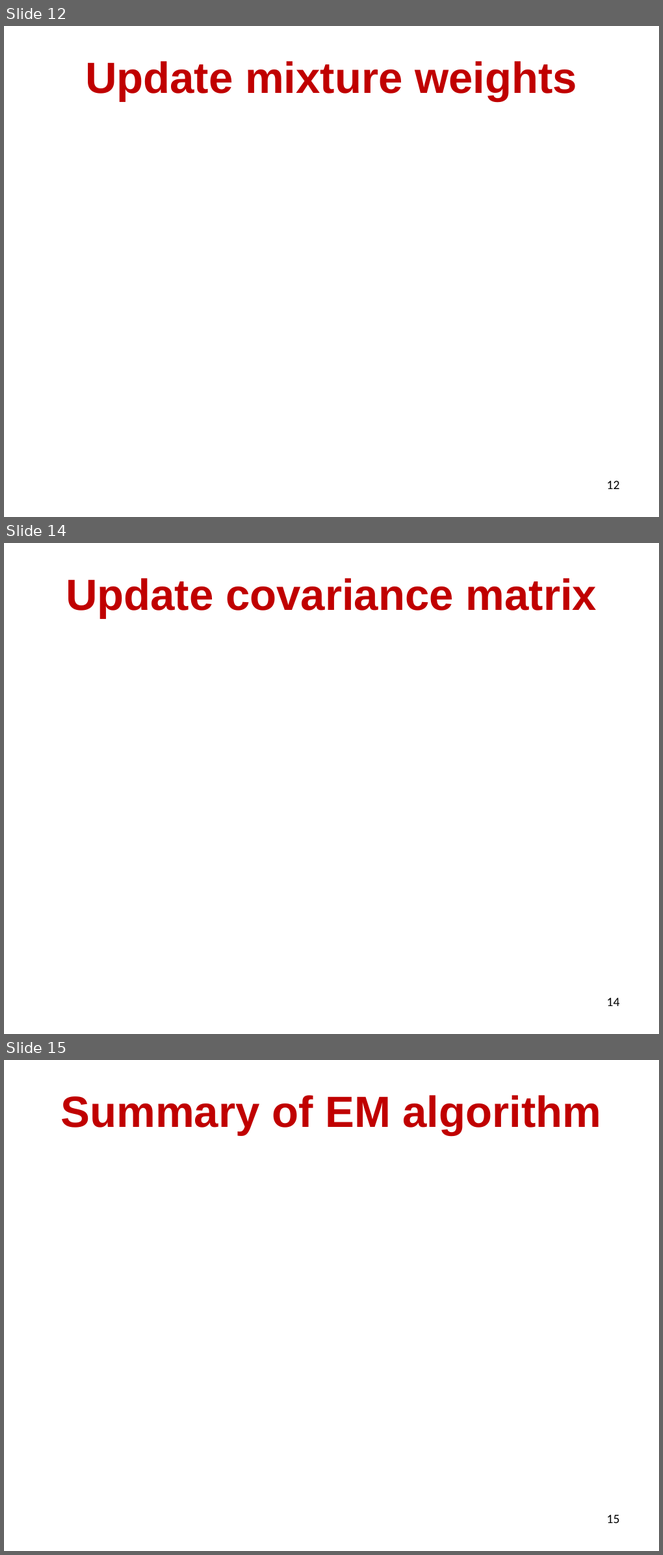
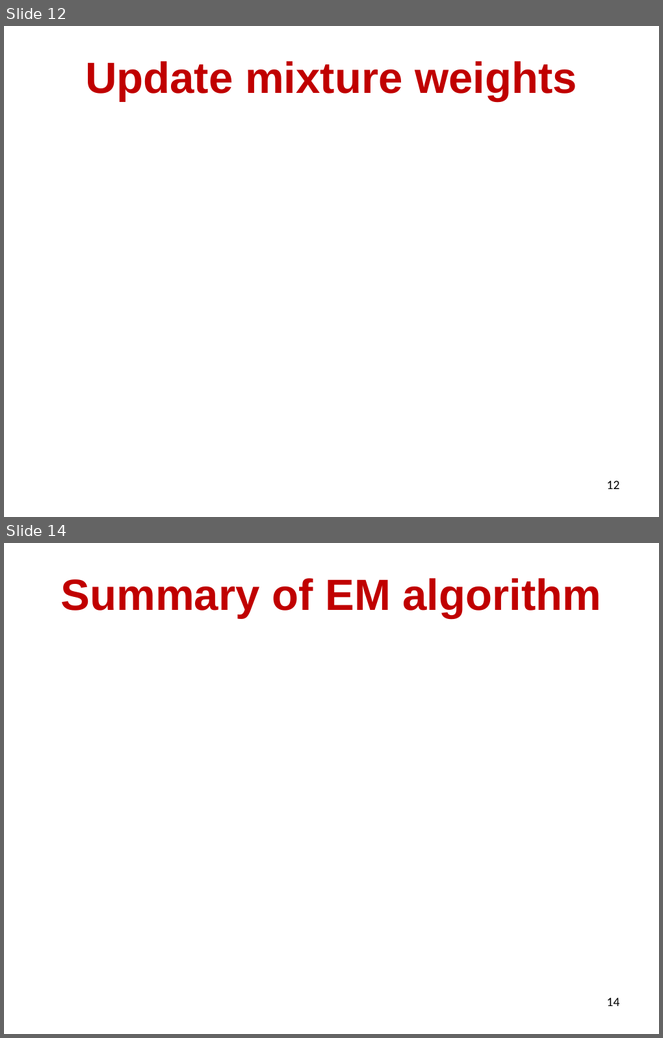
Before and after one commit to lileicc/ucsbcs291k_machine_learning_fall2022, a slide deck: lectures/10_gmm.pptx. Shown one above the other, each under a label of ours: slides 12, 14 and 15 before the commit, slides 12 and 14 after it; the slides between them are not shown. The pictures are 663x1555 and 663x1038 pixels, drawn with LibreOffice and Linux fonts; fonts in the diff are those of the drawing; grey boxes stand for pictures. Boxes give left, top, right and bottom in pixels: in the first picture for what was removed or moved away, otherwise in the second. Text is boxed around its words. In the diff, an @@ line names an element or a change of style, - is before the commit and + after.

```diff
--- a/lectures/10_gmm.pptx
+++ b/lectures/10_gmm.pptx
@@ slide 14 removed at (4,543,659,1034), background #FFFFFF; not listed: 5 template elements that a slide beside it also shows @@
@@ title removed at (66,578,597,618) @@
-Update covariance matrix
@@ page number removed at (607,998,620,1006) @@
-14
@@ what was slide 15 is now slide 14 @@
@@ page number at (607,998,620,1006): text changed @@
-15
+14
```
Also in this commit, not shown: 5 slides changed, 2 slides added, 7 other slides removed, 4 other files.
